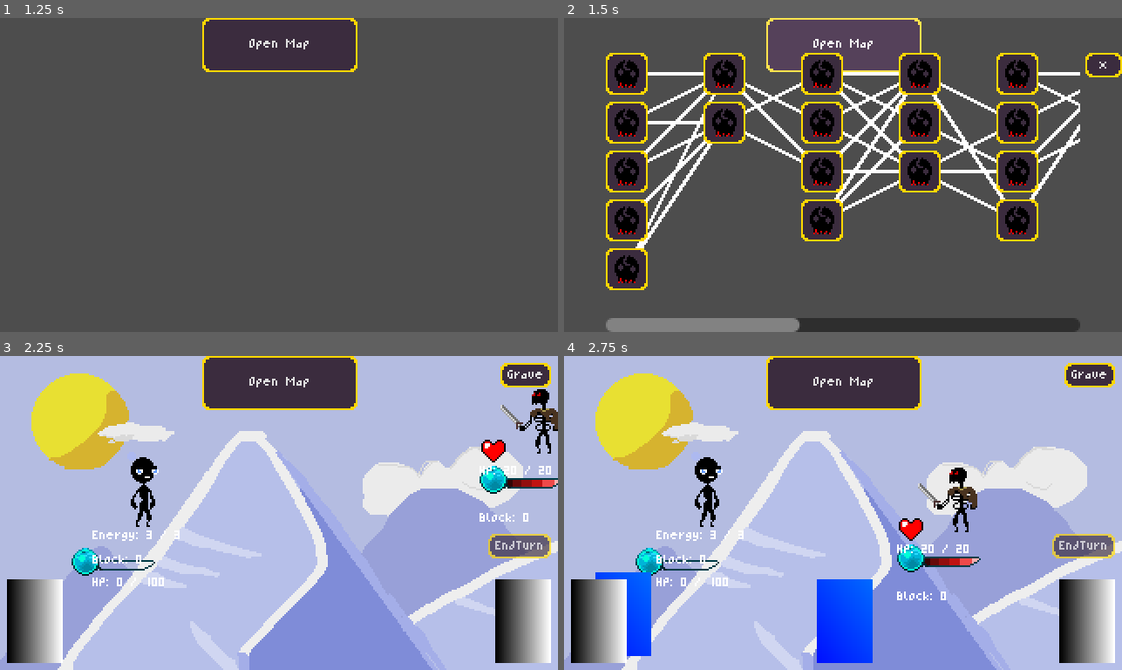
Above: before the commit, frames 1-4 (two rows, left to right).
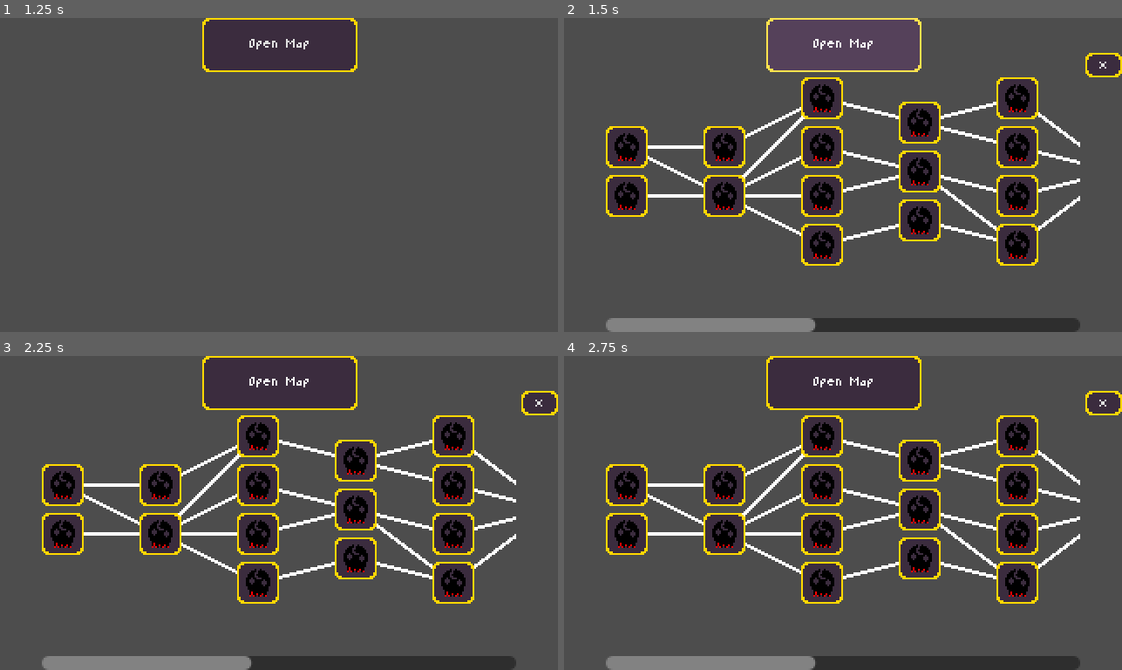
Above: after the commit, the same moments.

Repository: Morph1s/Psychopompos
Game: Godot game, scene res://scenes/main.tscn
The game is run twice, just before and just after one commit, with the same random seed, the same clock (stepped at 60 frames per second) and the same inputs.
Inputs (mouse positions are in pixels of both pictures, inside the frame that each line leads up to):
- Up to frame 1 (1.25 s): click "START RUN" at 0.5 s
- Up to frame 2 (1.5 s): click "Open Map" at 1.25 s
- Up to frame 3 (2.25 s): click (61, 412) at 2.02 s
- Up to frame 4 (2.75 s): no input

Frame 1 is identical in both runs. In frame 2, 24% of the frame differs, in the area x 7-93%, y 11-100%; in frame 3, 94%, in the area x 0-100%, y 0-100%; in frame 4, 94%.

Commit message:
feat: simple map generation algorithm
implemented a simple algorithm that welds nodes/encounters in a layer together, uniting their connections from and to nodes/encounters in other layers.

Diff:
--- a/scripts/map/map.gd
+++ b/scripts/map/map.gd
@@ -16,6 +16,15 @@
 ]
 var encounter_to_button: Dictionary = {}
 
+# Called when the node enters the scene tree for the first time.
+func _ready() -> void:
+	# Connect signals to buttons
+	exit_button.pressed.connect(_on_exit_button_pressed)
+
+func _process(delta: float) -> void:
+	connection_drawer.queue_redraw()
+
+
 func load_layers(map_layers):
 	for child in hbox.get_children():
 		child.queue_free()
@@ -23,6 +32,7 @@
 	for layer: MapLayer in map_layers:
 		var layer_container = VBoxContainer.new()
 		layer_container.mouse_filter = Control.MOUSE_FILTER_IGNORE
+		layer_container.size_flags_vertical = Control.SIZE_SHRINK_CENTER
 		hbox.add_child(layer_container)
 
 		for encounter: Encounter in layer.encounters:
@@ -38,27 +48,6 @@
 	hide()
 	encounter_selected.emit(encounter)
 
-# Called when the node enters the scene tree for the first time.
-func _ready() -> void:
-	# Connect signals to buttons
-	exit_button.pressed.connect(_on_exit_button_pressed)
-
-func _process(delta: float) -> void:
-	connection_drawer.queue_redraw()
-
-## Called when the battle button gets pressed
-#func _on_battle_button_pressed():
-	#print("battle button pressed")
-	#var encounter_data = "battle"
-	#hide()
-	#encounter_selected.emit(encounter_data)
-	#
-## Placeholder, called when another than the battle button gets pressed
-#func _on_non_battle_button_pressed():
-	#print("non battle button pressed")
-	#hide()
-	#close_map.emit()
-#
 # Called when the exit button gets pressed
 func _on_exit_button_pressed():
 	print("exit button pressed")
--- a/scripts/map/map_generator.gd
+++ b/scripts/map/map_generator.gd
@@ -1,5 +1,9 @@
 class_name MapGenerator
 extends Node
+
+const MAX_NUM_ENCOUNTERS_PER_LAYER = 5
+const MIN_NUM_ENCOUNTERS_PER_LAYER = 2
+const NUM_WELD_ITERATIONS = 25
 
 func generate_map() -> Array[MapLayer]:
 	var map_layers: Array[MapLayer] = []
@@ -7,26 +11,14 @@
 	# start layer (contains only battles)
 	var start_layer = MapLayer.new()
 	start_layer.type = MapLayer.MapLayerType.START
-
-	var start_layer_num_encounters = randi_range(2, 5)
-	for i in range(start_layer_num_encounters):
-		var encounter = Encounter.new()
-		encounter.type = Encounter.EncounterType.BATTLE
-		start_layer.encounters.append(encounter)
-
+	_initial_fill_layer(start_layer)
 	map_layers.append(start_layer)
 
 	# first half of normal layers
-	for layer in range(5):
+	for layer in range(4):
 		var map_layer = MapLayer.new()
 		map_layer.type = MapLayer.MapLayerType.NORMAL
-
-		var num_encounters = randi_range(2, 5)
-		for i in range(num_encounters):
-			var encounter = Encounter.new()
-			encounter.type = Encounter.EncounterType.BATTLE
-			map_layer.encounters.append(encounter)
-
+		_initial_fill_layer(map_layer)
 		map_layers.append(map_layer)
 
 	# mini boss layer
@@ -34,7 +26,7 @@
 	mini_boss_layer.type = MapLayer.MapLayerType.MINI_BOSS
 
 	var mini_boss_encounter = Encounter.new()
-	mini_boss_encounter.type = Encounter.EncounterType.BATTLE
+	#mini_boss_encounter.type = Encounter.EncounterType.BATTLE
 	mini_boss_layer.encounters.append(mini_boss_encounter)
 
 	map_layers.append(mini_boss_layer)
@@ -43,13 +35,7 @@
 	for layer in range(5):
 		var map_layer = MapLayer.new()
 		map_layer.type = MapLayer.MapLayerType.NORMAL
-
-		var num_encounters = randi_range(2, 5)
-		for i in range(num_encounters):
-			var encounter = Encounter.new()
-			encounter.type = Encounter.EncounterType.BATTLE
-			map_layer.encounters.append(encounter)
-
+		_initial_fill_layer(map_layer)
 		map_layers.append(map_layer)
 
 	# boss layer
@@ -57,36 +43,66 @@
 	boss_layer.type = MapLayer.MapLayerType.BOSS
 
 	var boss_encounter = Encounter.new()
-	boss_encounter.type = Encounter.EncounterType.BATTLE
+	#boss_encounter.type = Encounter.EncounterType.BATTLE
 	boss_layer.encounters.append(boss_encounter)
 
 	map_layers.append(boss_layer)
 
-	# set connections
-	for layer in range(len(map_layers) - 1):
-		# if next layer is the mini boss, set all connections to the mini boss encounter
-		if map_layers[layer + 1].type == MapLayer.MapLayerType.MINI_BOSS:
-			for encounter: Encounter in map_layers[layer].encounters:
-				encounter.connections_to = map_layers[layer + 1].encounters
+	# set initial connections
+	_set_initial_connections(map_layers)
+
+	for i in NUM_WELD_ITERATIONS:
+		_weld_iteration(map_layers)
+
+	return map_layers
+
+func _initial_fill_layer(layer: MapLayer):
+	for i in range(MAX_NUM_ENCOUNTERS_PER_LAYER):
+		var encounter: Encounter = Encounter.new()
+		layer.encounters.append(encounter)
+
+func _set_initial_connections(map_layers: Array[MapLayer]):
+	for layer: MapLayer in map_layers:
+		# the last layer (boss layer) should not have any outgoing connections
+		if layer.type == MapLayer.MapLayerType.BOSS:
+			break
+
+		# we need the following layer to connect encounters
+		var next_layer = map_layers[map_layers.find(layer) + 1]
+
+		# if the following layer is the mini boss or boss layer, connect every encounter to the mini boss or boss encounter
+		# if this layer is the mini boss layer, also connect it to all encounters of the following layer
+		if ((next_layer.type == MapLayer.MapLayerType.MINI_BOSS)
+			or (next_layer.type == MapLayer.MapLayerType.BOSS)
+			or (layer.type == MapLayer.MapLayerType.MINI_BOSS)):
+			for encounter: Encounter in layer.encounters:
+				encounter.connections_to = next_layer.encounters
 			continue
 
-		# if next layer is the boss, set all connections to the boss encounter
-		elif map_layers[layer + 1].type == MapLayer.MapLayerType.BOSS:
-			for encounter: Encounter in map_layers[layer].encounters:
-				encounter.connections_to = map_layers[layer + 1].encounters
-			continue
+		# in all other cases, connect the first encounter of this layer to the first of the next, the second of this to the second of the next, etc.
+		for encounter: Encounter in layer.encounters:
+			encounter.connections_to.append(next_layer.encounters[layer.encounters.find(encounter)])
 
-		# if this layer ist the mini boss, set connections to all encounters of the next layer
-		elif map_layers[layer].type == MapLayer.MapLayerType.MINI_BOSS:
-			for encounter: Encounter in map_layers[layer].encounters:
-				encounter.connections_to = map_layers[layer + 1].encounters
+func _weld_iteration(map_layers: Array[MapLayer]):
+	# choose a random layer
+	var layer = map_layers[randi_range(0, map_layers.size() - 1)]
 
-		# if next layer is a normal layer, set random connections
-		else:
-			for encounter: Encounter in map_layers[layer].encounters:
-				var next_encounters = map_layers[layer + 1].encounters.duplicate()
-				next_encounters.shuffle()
-				var num_next_encounters = randi_range(1, 3)
-				encounter.connections_to = next_encounters.slice(0, min(num_next_encounters, next_encounters.size()))
-
-	return map_layers
+	# the chosen layer needs at least 2 encounter nodes
+	# mini boss and boss layers have only one, so we dont need to check them separately
+	if layer.encounters.size() > MIN_NUM_ENCOUNTERS_PER_LAYER:
+		# choose a random encounter in the layer, that has at least one encounter with a higher index
+		var node_1: Encounter = layer.encounters[randi_range(0, layer.encounters.size() - 2)]
+		var node_2: Encounter = layer.encounters[layer.encounters.find(node_1) + 1]
+		# transfer the connections from node_2 to node_1
+		for encounter: Encounter in node_2.connections_to:
+			if not node_1.connections_to.has(encounter):
+				node_1.connections_to.append(encounter)
+		# transfer the connections to node_2 to node_1
+		if not layer.type == MapLayer.MapLayerType.START:
+			var previous_layer = map_layers[map_layers.find(layer) - 1]
+			for encounter: Encounter in previous_layer.encounters:
+				if encounter.connections_to.has(node_2) and not encounter.connections_to.has(node_1):
+					encounter.connections_to.erase(node_2)
+					encounter.connections_to.append(node_1)
+		# delete node_2 from the layer
+		layer.encounters.erase(node_2)
